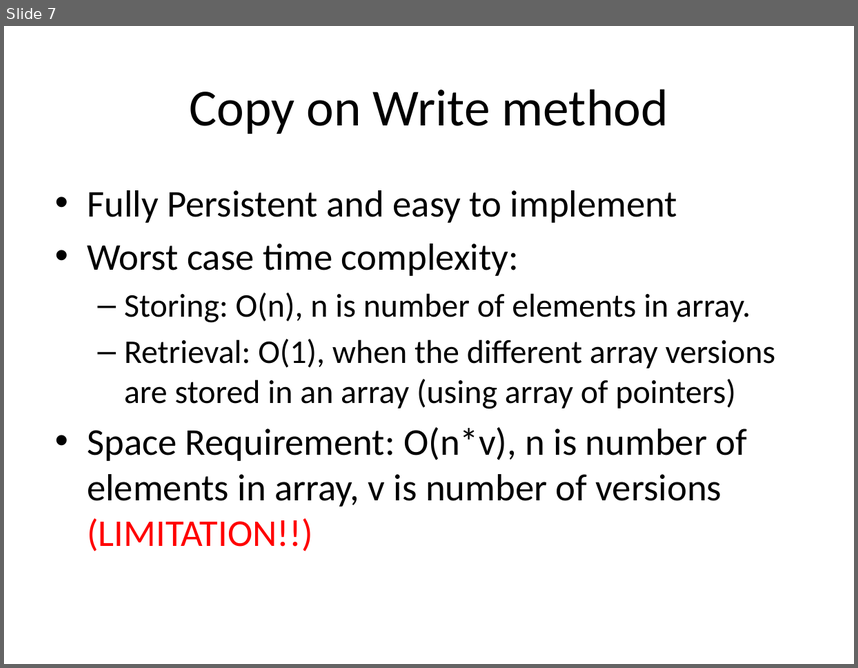
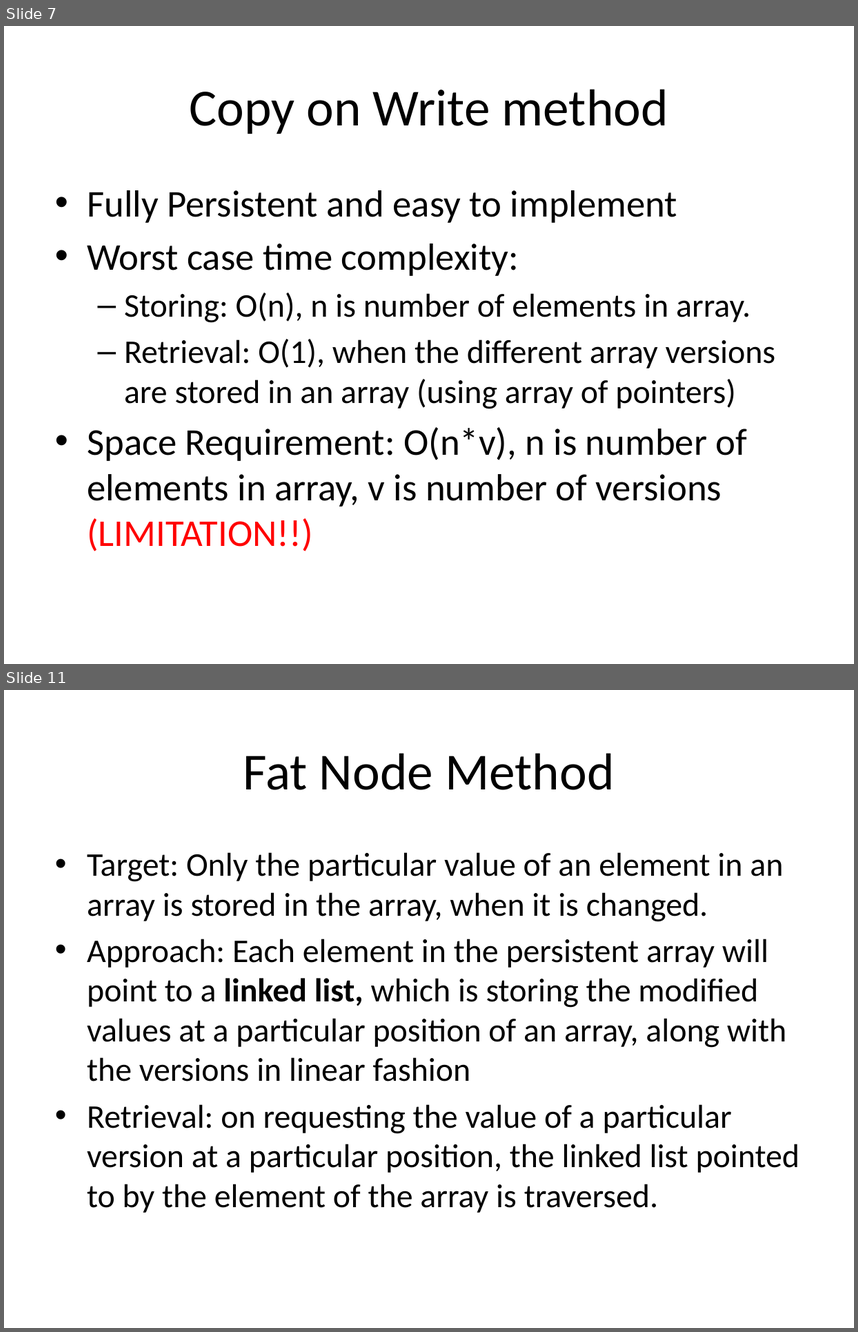
Before and after one commit to SirArthur7/PersistantDataStructure, a slide deck: Kanko/Persistent Array.pptx. Shown one above the other, each under a label of ours: slide 7 before the commit, slides 7 and 11 after it; the slides between them are not shown. The pictures are 858x668 and 858x1332 pixels, drawn with LibreOffice and Linux fonts; fonts in the diff are those of the drawing. Boxes give left, top, right and bottom in pixels: in the first picture for what was removed or moved away, otherwise in the second. Text is boxed around its words. In the diff, an @@ line names an element or a change of style, - is before the commit and + after.

```diff
--- a/Kanko/Persistent Array.pptx
+++ b/Kanko/Persistent Array.pptx
@@ slide 11 added at (x1=4, y1=690, x2=854, y2=1328), background #FFFFFF @@
@@ title added at (x1=243, y1=753, x2=614, y2=790), 44 pt, text #000000 @@
+Fat Node Method
@@ text added at (x1=87, y1=852, x2=800, y2=1212), 28 pt, text #000000 @@
+• Target: Only the particular value of an element in an array is stored in the array, when it is changed.
+• Approach: Each element in the persistent array will point to a linked list, which is storing the modified values at a particular position of an array, along with the versions in linear fashion
+• Retrieval: on requesting the value of a particular version at a particular position, the linked list pointed to by the element of the array is traversed.
```
Also in this commit, not shown: 1 slide changed, 9 other slides added.
